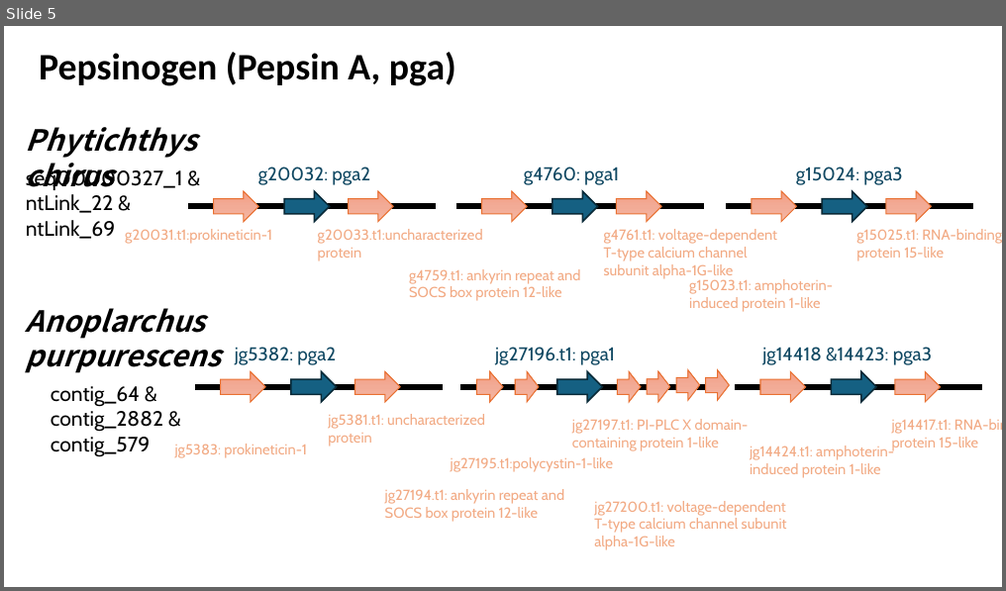
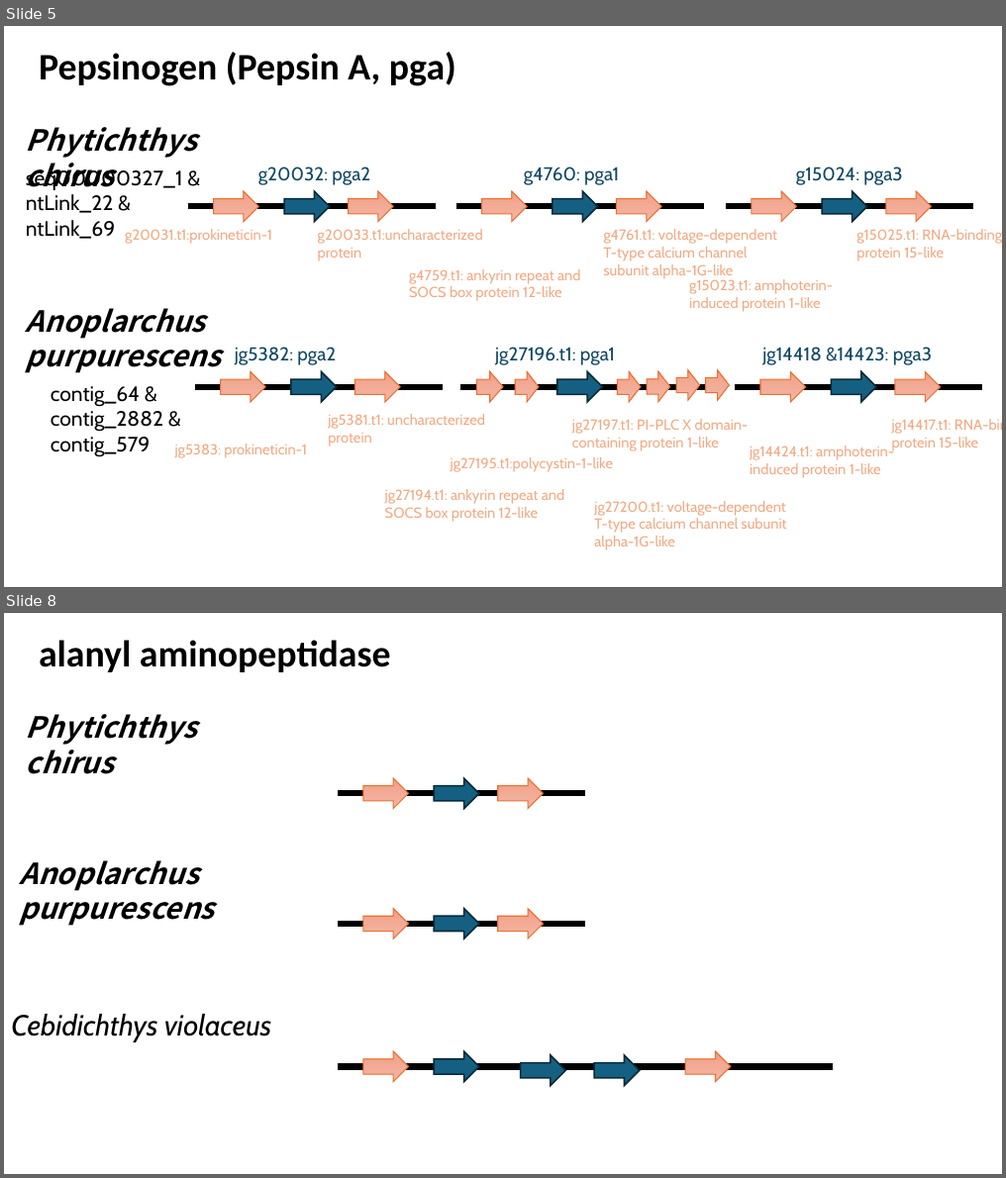
Before and after one commit to jyw-atgithub/fish-genome, a slide deck: synteny.pptx. Shown one above the other, each under a label of ours: slide 5 before the commit, slides 5 and 8 after it; the slides between them are not shown. The pictures are 1006x591 and 1006x1178 pixels, drawn with LibreOffice and Linux fonts; fonts in the diff are those of the drawing. Boxes give left, top, right and bottom in pixels: in the first picture for what was removed or moved away, otherwise in the second. Text is boxed around its words. In the diff, an @@ line names an element or a change of style, - is before the commit and + after.

```diff
--- a/synteny.pptx
+++ b/synteny.pptx
@@ slide 8 added at (4,613,1002,1174), background #FFFFFF @@
@@ text added at (39,640,391,672), 36 pt, text #000000, bold @@
+alanyl aminopeptidase
@@ text added at (26,714,197,774), 28 pt, text #000000, bold, italic @@
+Phytichthys chirus
@@ left arrow added at (363,778,408,808), fill gradient #F5B8A5 to #F2AB96 to #F59E82, outline #E97132 1 pt @@
@@ left arrow added at (434,778,478,808), fill #156082, outline #092A39 1.5 pt @@
@@ left arrow added at (498,778,543,808), fill gradient #F5B8A5 to #F2AB96 to #F59E82, outline #E97132 1 pt @@
@@ line added from (338, 793) to (585, 793), #000000 6 pt @@
@@ text added at (19,861,214,926), 28 pt, text #000000, bold, italic @@
+Anoplarchus purpurescens
@@ left arrow added at (363,909,408,939), fill gradient #F5B8A5 to #F2AB96 to #F59E82, outline #E97132 1 pt @@
@@ left arrow added at (434,909,478,939), fill #156082, outline #092A39 1.5 pt @@
@@ left arrow added at (498,909,543,939), fill gradient #F5B8A5 to #F2AB96 to #F59E82, outline #E97132 1 pt @@
@@ line added from (338, 924) to (585, 924), #000000 6 pt @@
@@ text added at (11,1014,271,1043), 28 pt, text #000000, italic @@
+Cebidichthys violaceus
@@ left arrow added at (363,1052,408,1081), fill gradient #F5B8A5 to #F2AB96 to #F59E82, outline #E97132 1 pt @@
@@ left arrow added at (434,1052,478,1081), fill #156082, outline #092A39 1.5 pt @@
@@ left arrow added at (521,1056,565,1085), fill #156082, outline #092A39 1.5 pt @@
@@ left arrow added at (595,1056,640,1085), fill #156082, outline #092A39 1.5 pt @@
@@ left arrow added at (685,1052,731,1081), fill gradient #F5B8A5 to #F2AB96 to #F59E82, outline #E97132 1 pt @@
@@ line added from (338, 1066) to (834, 1066), #000000 6 pt @@
```
Also in this commit, not shown: 4 other slides added, 4 other files.
